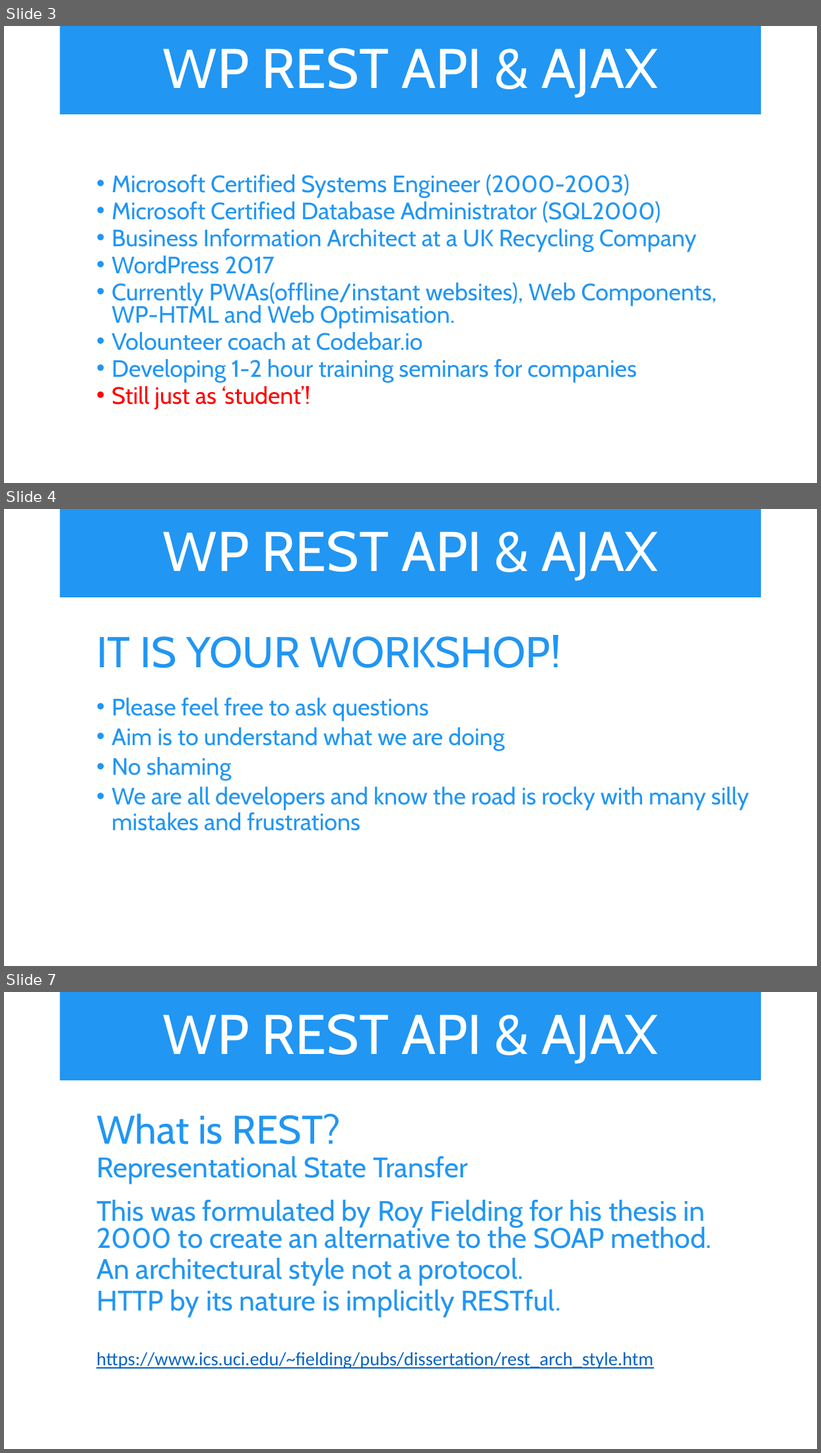
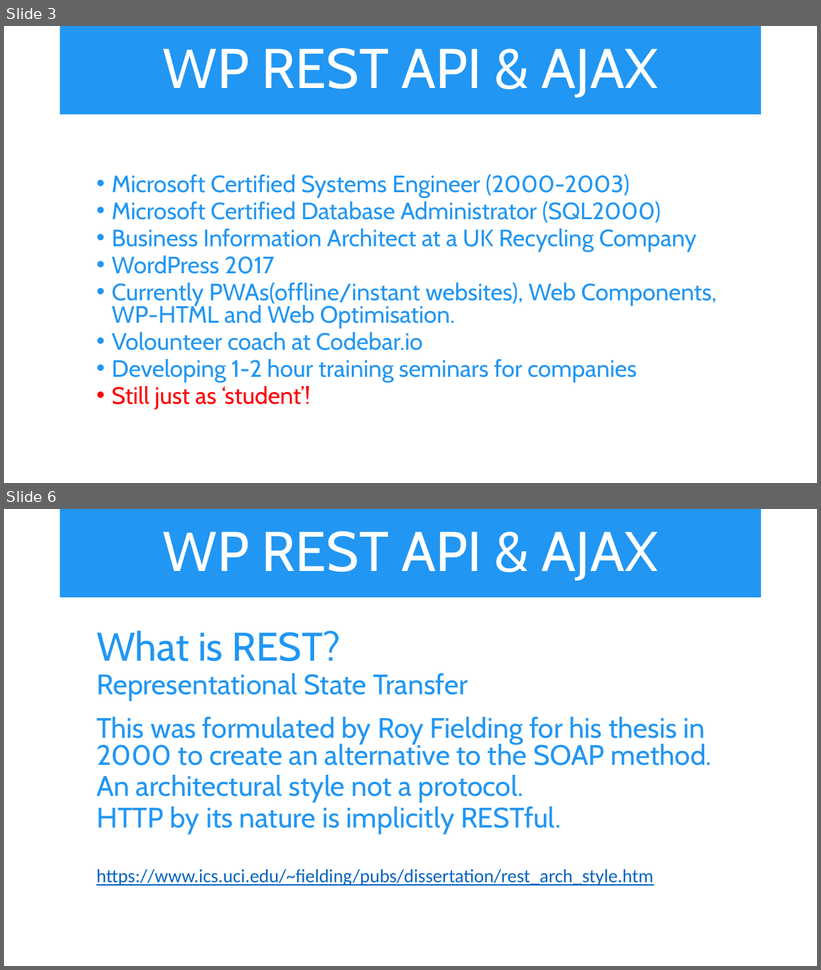
Before and after one commit to iwswordpress/rest, a slide deck: rest-api-workshop.pptx. Shown one above the other, each under a label of ours: slides 3, 4 and 7 before the commit, slides 3 and 6 after it; the slides between them are not shown. The pictures are 821x1453 and 821x970 pixels, drawn with LibreOffice and Linux fonts; fonts in the diff are those of the drawing. Boxes give left, top, right and bottom in pixels: in the first picture for what was removed or moved away, otherwise in the second. Text is boxed around its words. In the diff, an @@ line names an element or a change of style, - is before the commit and + after.

```diff
--- a/rest-api-workshop.pptx
+++ b/rest-api-workshop.pptx
@@ slide 4 removed at [4, 509, 817, 966], background #FFFFFF @@
@@ title removed at [60, 509, 762, 597] @@
-WP REST API & AJAX
@@ text removed at [96, 635, 749, 831] @@
-  IT IS YOUR WORKSHOP!
-  • Please feel free to ask questions
-  • Aim is to understand what we are doing
-  • No shaming
-  • We are all developers and know the road is rocky with many silly mistakes and frustrations
@@ what was slide 7 is now slide 6 @@
```
Also in this commit, not shown: 3 slides changed.
